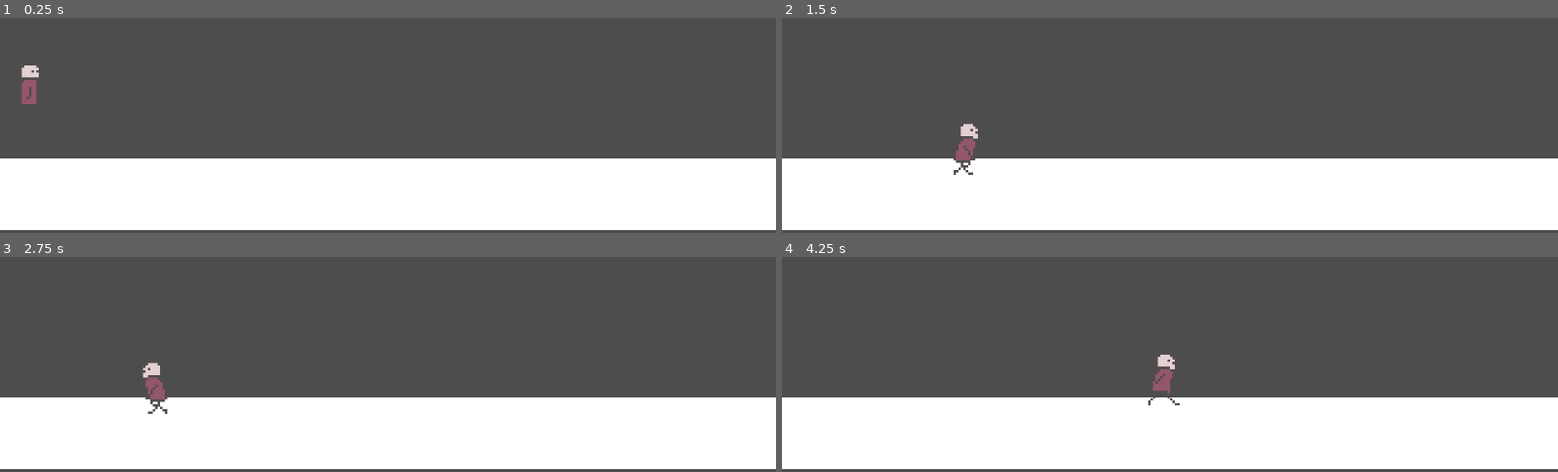
Above: before the commit, frames 1-4 (two rows, left to right).
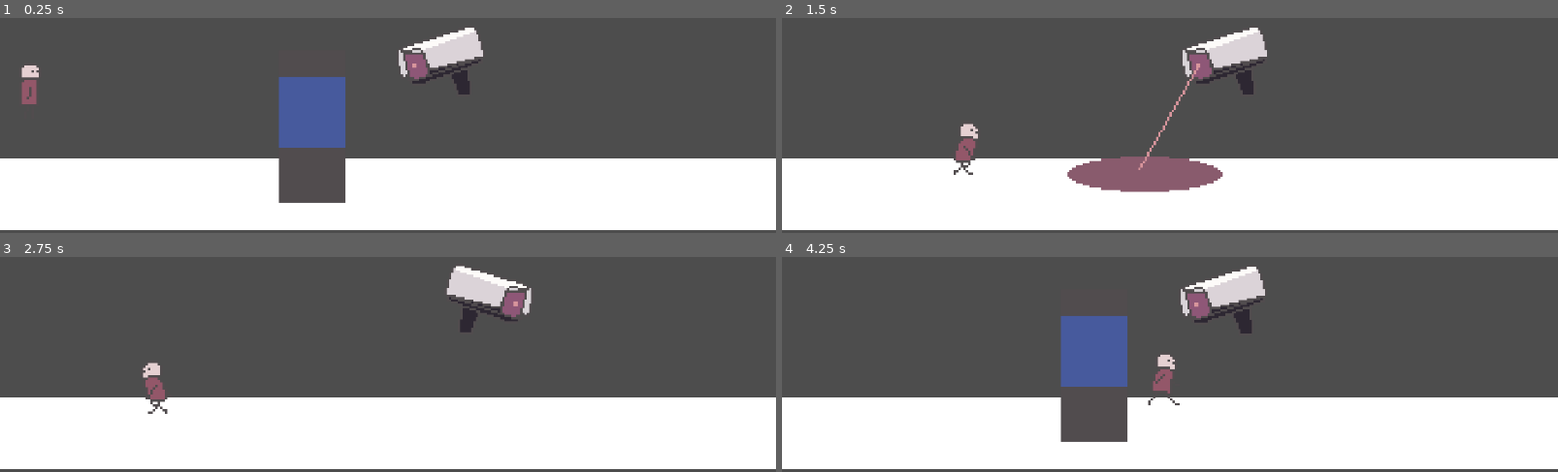
Above: after the commit, the same moments.

Repository: asierpernias/little-guy
Game: Godot game, scene res://scenes/main.tscn
Same seed, same stepped clock (60 frames per second), same inputs: the game is played once before the commit and once after it.
Inputs:
- Up to frame 1 (0.25 s): no input
- Up to frame 2 (1.5 s): tap Enter (ui_accept) at 0.5, 0.77 s; hold Right (ui_right) from 0.53 s (still down)
- Up to frame 3 (2.75 s): tap Enter (ui_accept) at 1.52 s; release Right (ui_right) at 2.03 s; hold Left (ui_left) from 2.03 s (still down)
- Up to frame 4 (4.25 s): release Left (ui_left) at 2.78 s; hold Right (ui_right) from 2.78 s (still down); tap Enter (ui_accept) at 3.02, 3.77 s

The runs differ from the first frame. In frame 1, 6.4% of the frame differs, in the area x 35-63%, y 4-87%; in frame 2, 4.5%; in frame 3, 1.7%; in frame 4, 6.4%.

Commit message:
Camera detection logic

Diff:
--- a/scenes/main.tscn
+++ b/scenes/main.tscn
@@ -1,9 +1,10 @@
 [gd_scene format=3 uid="uid://bnmgkv0cklw0a"]
 
 [ext_resource type="PackedScene" uid="uid://i3xnphtxlebj" path="res://scenes/player.tscn" id="1_o5qli"]
+[ext_resource type="PackedScene" uid="uid://dwryd7tbgrbel" path="res://scenes/security_camera.tscn" id="2_sugp2"]
 
 [sub_resource type="RectangleShape2D" id="RectangleShape2D_5fwtu"]
-size = Vector2(321, 26)
+size = Vector2(525, 26)
 
 [sub_resource type="CanvasTexture" id="CanvasTexture_tmsv7"]
 
@@ -17,13 +18,16 @@
 [node name="Ground" type="StaticBody2D" parent="Level" unique_id=1764621643]
 
 [node name="CollisionShape2D" type="CollisionShape2D" parent="Level/Ground" unique_id=1928022194]
-position = Vector2(161.5, 166)
+position = Vector2(263.5, 166)
 shape = SubResource("RectangleShape2D_5fwtu")
 
 [node name="Sprite2D" type="Sprite2D" parent="Level/Ground" unique_id=1948012048]
-position = Vector2(155, 166)
-scale = Vector2(-503.4545, -29.371048)
+position = Vector2(263.28864, 166)
+scale = Vector2(-720.03174, -29.371048)
 texture = SubResource("CanvasTexture_tmsv7")
+
+[node name="Security_camera" parent="." unique_id=1475190332 instance=ExtResource("2_sugp2")]
+position = Vector2(158, 126)
 
 [node name="player" parent="." unique_id=1194807777 instance=ExtResource("1_o5qli")]
 position = Vector2(15, 116)
--- /dev/null
+++ b/scenes/security_camera.gd
@@ -0,0 +1,151 @@
+extends Node2D
+
+signal player_detected
+signal player_lost
+
+@export_group("Surveillance")
+@export var frame_duration: float = 1.0
+
+@export_group("Position correction (sprite)")
+@export var frame_0_offset: Vector2 = Vector2.ZERO
+@export var frame_1_offset: Vector2 = Vector2.ZERO
+@export var frame_2_offset: Vector2 = Vector2.ZERO
+@export var frame_3_offset: Vector2 = Vector2.ZERO
+
+@export_group("Collision offset")
+@export var collision_0_offset: Vector2 = Vector2.ZERO
+@export var collision_1_offset: Vector2 = Vector2.ZERO
+@export var collision_2_offset: Vector2 = Vector2.ZERO
+@export var collision_3_offset: Vector2 = Vector2.ZERO
+
+@export_group("Frames with active detection")
+@export var detect_in_frame_0: bool = true
+@export var detect_in_frame_1: bool = false
+@export var detect_in_frame_2: bool = true
+@export var detect_in_frame_3: bool = false
+
+var sprite: AnimatedSprite2D
+var detection_area: Area2D
+var collision_node: Node2D
+
+var current_frame: int = 0
+var timer: float = 0.0
+var collision_base_position: Vector2 = Vector2.ZERO
+
+var player_inside: bool = false
+var is_detected: bool = false
+
+
+func _ready() -> void:
+	sprite = get_node_or_null("Sprite2D") as AnimatedSprite2D
+	detection_area = get_node_or_null("DetectionArea") as Area2D
+
+	if sprite == null:
+		print("security_camera ERROR: 'Sprite2D' does not exist or is not an AnimatedSprite2D")
+		return
+
+	sprite.stop()
+	sprite.animation = "default"
+
+	if detection_area == null:
+		print("security_camera WARNING: 'DetectionArea' not found")
+	else:
+		for child in detection_area.get_children():
+			if child is CollisionShape2D or child is CollisionPolygon2D:
+				collision_node = child
+				break
+		if collision_node == null:
+			print("security_camera WARNING: 'DetectionArea' has no CollisionShape2D or CollisionPolygon2D")
+		else:
+			collision_base_position = collision_node.position
+
+		if not detection_area.body_entered.is_connected(_on_detection_area_body_entered):
+			detection_area.body_entered.connect(_on_detection_area_body_entered)
+		if not detection_area.body_exited.is_connected(_on_detection_area_body_exited):
+			detection_area.body_exited.connect(_on_detection_area_body_exited)
+
+	timer = frame_duration
+	update_frame()
+
+
+func _process(delta: float) -> void:
+	if sprite == null:
+		return
+
+	timer -= delta
+
+	if timer <= 0.0:
+		current_frame = (current_frame + 1) % 4
+		update_frame()
+		timer = frame_duration
+
+
+func get_sprite_offset(frame: int) -> Vector2:
+	match frame:
+		0: return frame_0_offset
+		1: return frame_1_offset
+		2: return frame_2_offset
+		3: return frame_3_offset
+	return Vector2.ZERO
+
+
+func get_collision_offset(frame: int) -> Vector2:
+	match frame:
+		0: return collision_0_offset
+		1: return collision_1_offset
+		2: return collision_2_offset
+		3: return collision_3_offset
+	return Vector2.ZERO
+
+
+func is_detecting_in_frame(frame: int) -> bool:
+	match frame:
+		0: return detect_in_frame_0
+		1: return detect_in_frame_1
+		2: return detect_in_frame_2
+		3: return detect_in_frame_3
+	return false
+
+
+func update_frame() -> void:
+	sprite.set_frame_and_progress(current_frame, 0.0)
+	sprite.position = get_sprite_offset(current_frame)
+
+	if collision_node != null:
+		collision_node.position = collision_base_position + get_collision_offset(current_frame)
+
+	refresh_detection()
+
+
+func refresh_detection() -> void:
+	var now_detected: bool = player_inside and is_detecting_in_frame(current_frame)
+
+	if now_detected == is_detected:
+		return
+
+	is_detected = now_detected
+
+	if is_detected:
+		print("The camera has detected the player!")
+		player_detected.emit()
+	else:
+		print("The camera has lost sight of the player.")
+		player_lost.emit()
+
+
+func _is_player(body: Node2D) -> bool:
+	return body is CharacterBody2D and (
+		body.is_in_group("player") or body.name.to_lower() == "player"
+	)
+
+
+func _on_detection_area_body_entered(body: Node2D) -> void:
+	if _is_player(body):
+		player_inside = true
+		refresh_detection()
+
+
+func _on_detection_area_body_exited(body: Node2D) -> void:
+	if _is_player(body):
+		player_inside = false
+		refresh_detection()
--- a/scenes/security_camera.tscn
+++ b/scenes/security_camera.tscn
@@ -1,13 +1,70 @@
 [gd_scene format=3 uid="uid://dwryd7tbgrbel"]
 
 [ext_resource type="Texture2D" uid="uid://dqowlaayr3kjv" path="res://assets/sprite-sheet.png" id="1_5reuo"]
+[ext_resource type="Script" uid="uid://c705d7reo2q6p" path="res://scenes/security_camera.gd" id="1_7mono"]
+
+[sub_resource type="AtlasTexture" id="AtlasTexture_nogw0"]
+atlas = ExtResource("1_5reuo")
+region = Rect2(2, 30, 94, 91)
+
+[sub_resource type="AtlasTexture" id="AtlasTexture_w5a04"]
+atlas = ExtResource("1_5reuo")
+region = Rect2(96, 30, 94, 91)
+
+[sub_resource type="AtlasTexture" id="AtlasTexture_bluxi"]
+atlas = ExtResource("1_5reuo")
+region = Rect2(2, 121, 94, 91)
+
+[sub_resource type="AtlasTexture" id="AtlasTexture_m2f63"]
+atlas = ExtResource("1_5reuo")
+region = Rect2(96, 121, 94, 91)
+
+[sub_resource type="SpriteFrames" id="SpriteFrames_82po7"]
+animations = [{
+"frames": [{
+"duration": 1.0,
+"texture": SubResource("AtlasTexture_nogw0")
+}, {
+"duration": 1.0,
+"texture": SubResource("AtlasTexture_w5a04")
+}, {
+"duration": 1.0,
+"texture": SubResource("AtlasTexture_bluxi")
+}, {
+"duration": 1.0,
+"texture": SubResource("AtlasTexture_m2f63")
+}],
+"loop": 2,
+"name": &"default",
+"speed": 15.0
+}]
 
 [node name="Security_camera" type="Node2D" unique_id=1475190332]
+script = ExtResource("1_7mono")
+frame_1_offset = Vector2(-1, 0)
+frame_2_offset = Vector2(40, -5)
+frame_3_offset = Vector2(62.4, -6.1)
+collision_2_offset = Vector2(75, 0)
+collision_3_offset = Vector2(75, 0)
+detect_in_frame_0 = false
+detect_in_frame_1 = true
+detect_in_frame_2 = false
+detect_in_frame_3 = true
 
-[node name="Sprite2D" type="Sprite2D" parent="." unique_id=109832189]
-position = Vector2(-7, 29)
-texture = ExtResource("1_5reuo")
+[node name="Sprite2D" type="AnimatedSprite2D" parent="." unique_id=1279726355]
+position = Vector2(-35.98626, 17.375002)
+scale = Vector2(0.9148352, 0.91483516)
+sprite_frames = SubResource("SpriteFrames_82po7")
+frame = 1
+frame_progress = 0.0071681538
 
-[node name="Detection_area" type="Area2D" parent="." unique_id=61046726]
+[node name="DetectionArea" type="Area2D" parent="." unique_id=61046726]
 
-[node name="CollisionShape2D" type="CollisionPolygon2D" parent="Detection_area" unique_id=1416652638]
+[node name="CollisionShape2D" type="CollisionPolygon2D" parent="DetectionArea" unique_id=1416652638]
+position = Vector2(15, -15)
+scale = Vector2(2.375, 0.71875)
+polygon = PackedVector2Array(-13.052631, 49.3913, -18.105263, 52.173912, -21.894735, 56.347824, -21.894735, 61.913044, -19.789473, 63.304348, -17.263157, 66.08695, -12.631578, 68.86956, -5.0526314, 68.86956, 0, 66.78261, 2.5263152, 63.304348, 4.2105255, 59.13043, 2.9473677, 54.95652, 0.42105198, 52.173912, -6.736842, 49.3913)
+
+[connection signal="body_entered" from="DetectionArea" to="." method="_on_detection_area_body_entered"]
+[connection signal="body_exited" from="DetectionArea" to="." method="_on_detection_area_body_exited"]
+[connection signal="body_shape_exited" from="DetectionArea" to="." method="_on_detection_area_body_shape_exited"]
Not shown, added: assets/spotlightfull.png.import
Not shown, added: assets/spotlightground.png.import
Not shown, added: assets/spotlightray.png.import
Not shown, added: scenes/security_camera.gd.uid
Not shown, added: scenes/main.tscn512204265.tmp
Not shown, added: scenes/security_camera.tscn602404114.tmp
